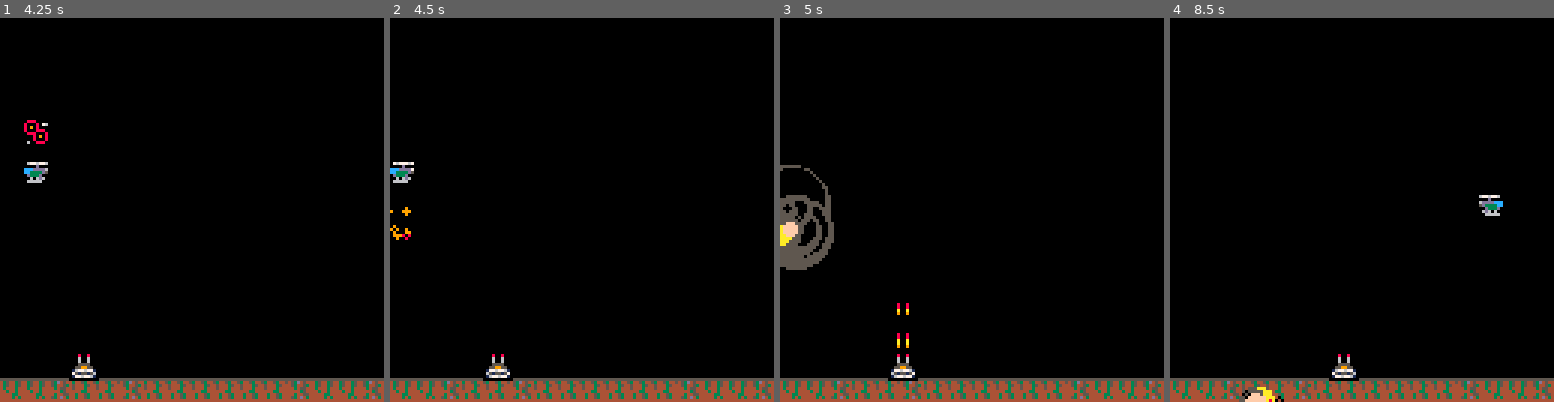
Above: before the commit, frames 1-4 (left to right).
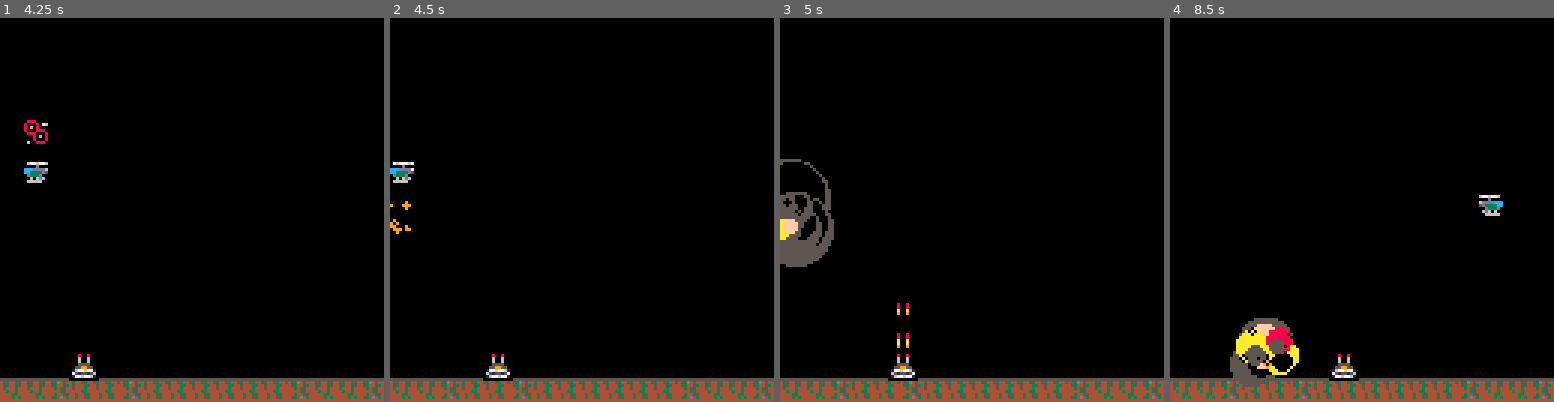
Above: after the commit, the same moments.

Repository: lauripaulo/pico8-games
Game: PICO-8 cartridge picotank/picotank.p8
Two runs of this game, one before a commit and one after it. Both use one fixed random seed, a clock stepped at 60 frames per second and the inputs below.
Inputs:
- Up to frame 1 (4.25 s): hold Right 1.6-2.1 s; hold Up 2.15-2.42 s; hold Right 2.47-3.03 s; hold Left 3.08-3.58 s; hold Right from 4.02 s (still down)
- Up to frame 2 (4.5 s): keep holding Right
- Up to frame 3 (5 s): release Right at 4.68 s; hold Up from 4.73 s (still down)
- Up to frame 4 (8.5 s): release Up at 5.03 s; hold Left 5.08-5.68 s; hold Right 6.08-6.58 s; hold Right 6.63-7.13 s; hold Up 7.18-7.45 s; hold Right 7.5-8.07 s; hold Left from 8.12 s (still down)

Frame 1 is identical in both runs. In frame 2, 0.2% of the frame differs, in the area x 0-6%, y 47-58%; in frame 3, 1.0%; in frame 4, 2.2%, in the area x 15-34%, y 78-100%.

Commit message:
Fix falling enemy explosing y

Diff:
--- a/picotank/main.lua
+++ b/picotank/main.lua
@@ -172,8 +172,15 @@
             else
                 enemy.yveloc = enemy.yveloc * 1.1
             end
+            if enemy.yveloc > 5 then
+                enemy.yveloc = 5
+            end
             enemy.y = enemy.y + enemy.yveloc
-        elseif enemy.dead_tics == enemy.max_tics or enemy.y > cfg.lvl_ypos - 8 then
+            if enemy.y > cfg.lvl_ypos - 8 then
+                enemy.y = cfg.lvl_ypos - 8
+                enemy.dead_tics = enemy.max_tics
+            end
+        elseif enemy.dead_tics == enemy.max_tics or enemy.y == cfg.lvl_ypos - 8 then
             del(enemies.list, enemy)
             add_exp(enemy.x, enemy.y)
         end
--- a/picotank/picotank.p8
+++ b/picotank/picotank.p8
@@ -175,8 +175,15 @@
             else
                 enemy.yveloc = enemy.yveloc * 1.1
             end
+            if enemy.yveloc > 5 then
+                enemy.yveloc = 5
+            end
             enemy.y = enemy.y + enemy.yveloc
-        elseif enemy.dead_tics == enemy.max_tics or enemy.y > cfg.lvl_ypos - 8 then
+            if enemy.y > cfg.lvl_ypos - 8 then
+                enemy.y = cfg.lvl_ypos - 8
+                enemy.dead_tics = enemy.max_tics
+            end
+        elseif enemy.dead_tics == enemy.max_tics or enemy.y == cfg.lvl_ypos - 8 then
             del(enemies.list, enemy)
             add_exp(enemy.x, enemy.y)
         end
